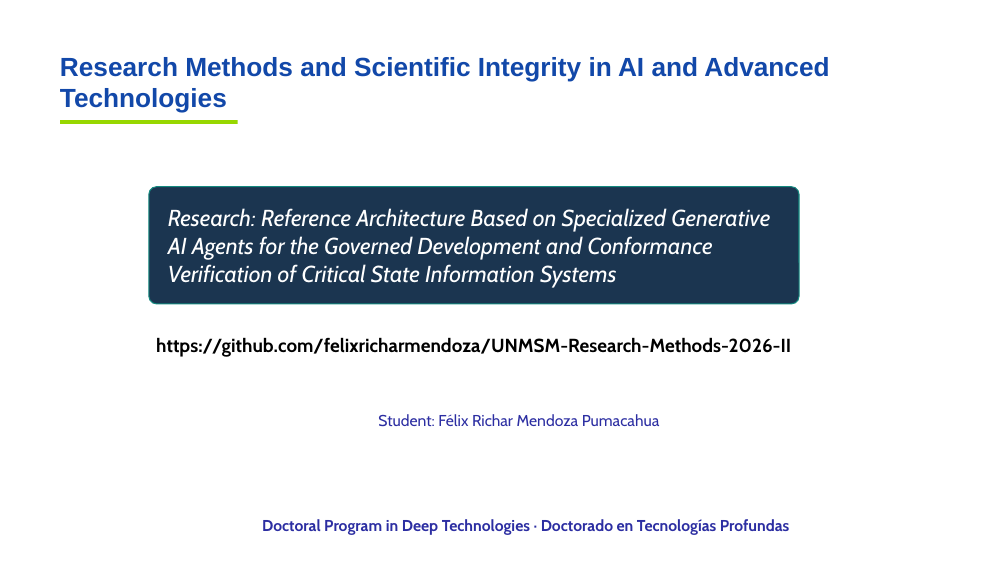
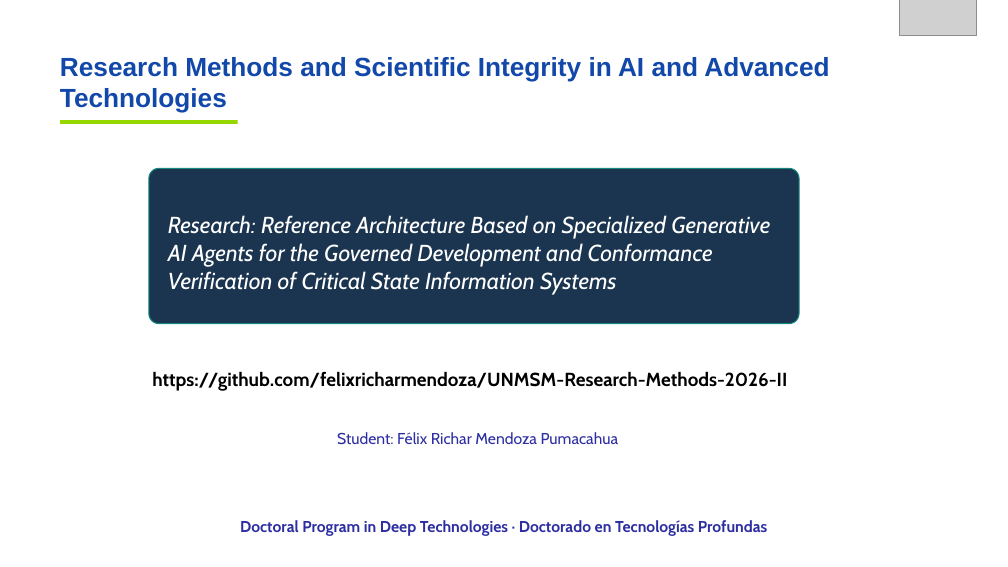
Before and after one commit to felixricharmendoza/UNMSM-Research-Methods-2026-II, a slide deck: slide 1 of Summary of sessions 1–7.pptx. Drawn at 1008x567 pixels with LibreOffice and Linux fonts; fonts in the diff are those of the drawing; grey boxes stand for pictures; background and template pictures are left out. Boxes give left, top, right and bottom in pixels: in the first picture for what was removed or moved away, otherwise in the second. Text is boxed around its words. In the diff, an @@ line names an element or a change of style, - is before the commit and + after.

```diff
--- a/Summary of sessions 1–7.pptx
+++ b/Summary of sessions 1–7.pptx
@@ picture added at (900, 0, 977, 36) @@
@@ rounded rectangle: place and size @@
-rounded rectangle at (149, 187, 799, 304)
+rounded rectangle at (149, 169, 799, 324)
@@ text "Research: Reference Architecture Based on ...": place and size @@
-text "Research: Reference Architecture Based on ..." at (168, 208, 770, 288)
+text "Research: Reference Architecture Based on ..." at (168, 215, 770, 295)
@@ text "https://github.com/felixricharmendoza/UNMSM-Research-Methods ...": place and size @@
-text "https://github.com/felixricharmendoza/UNMSM-Research-Methods ..." at (156, 337, 791, 357)
+text "https://github.com/felixricharmendoza/UNMSM-Research-Methods ..." at (152, 371, 787, 391)
@@ text "Student: Félix Richar Mendoza Pumacahua": place and size @@
-text "Student: Félix Richar Mendoza Pumacahua" at (378, 414, 660, 427)
+text "Student: Félix Richar Mendoza Pumacahua" at (337, 432, 619, 445)
@@ text "Doctoral Program in Deep Technologies ...": place and size @@
-text "Doctoral Program in Deep Technologies ..." at (262, 519, 789, 535)
+text "Doctoral Program in Deep Technologies ..." at (240, 520, 767, 536)
```
Also in this commit, not shown: 1 slide added, 8 other files.
